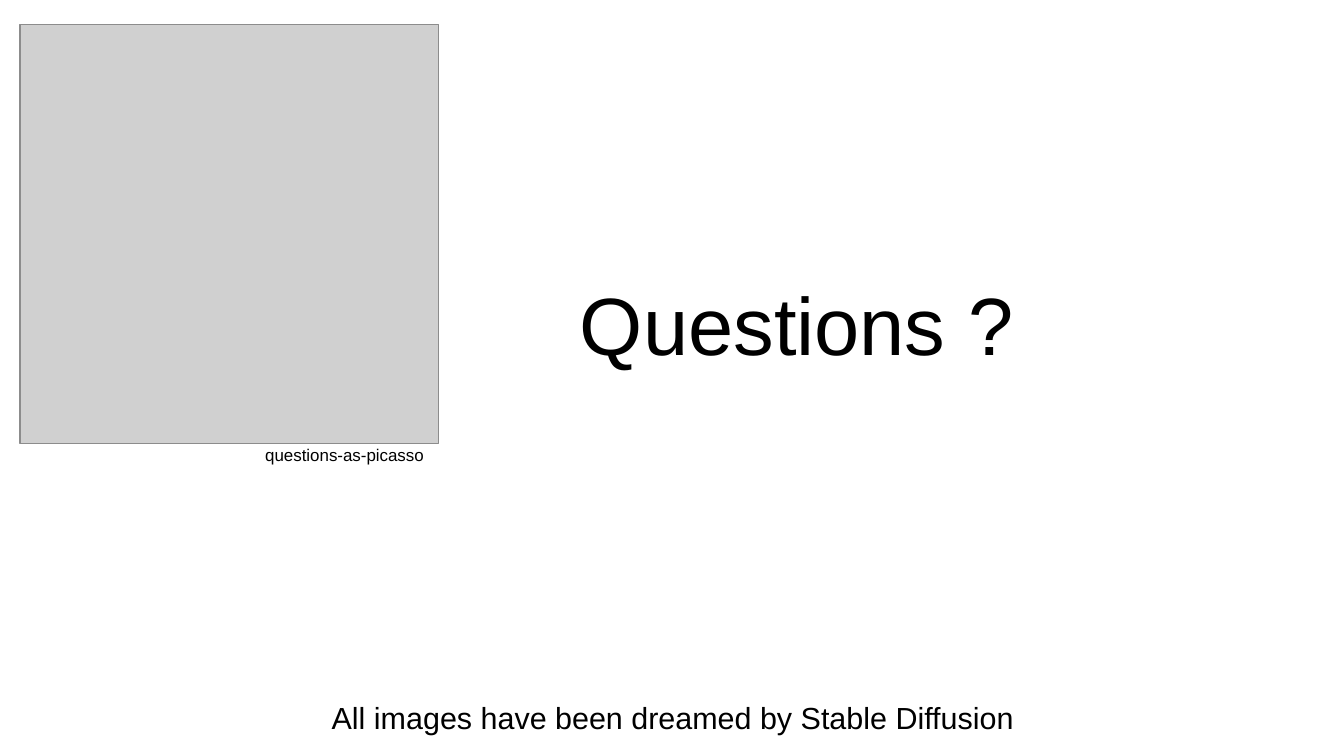
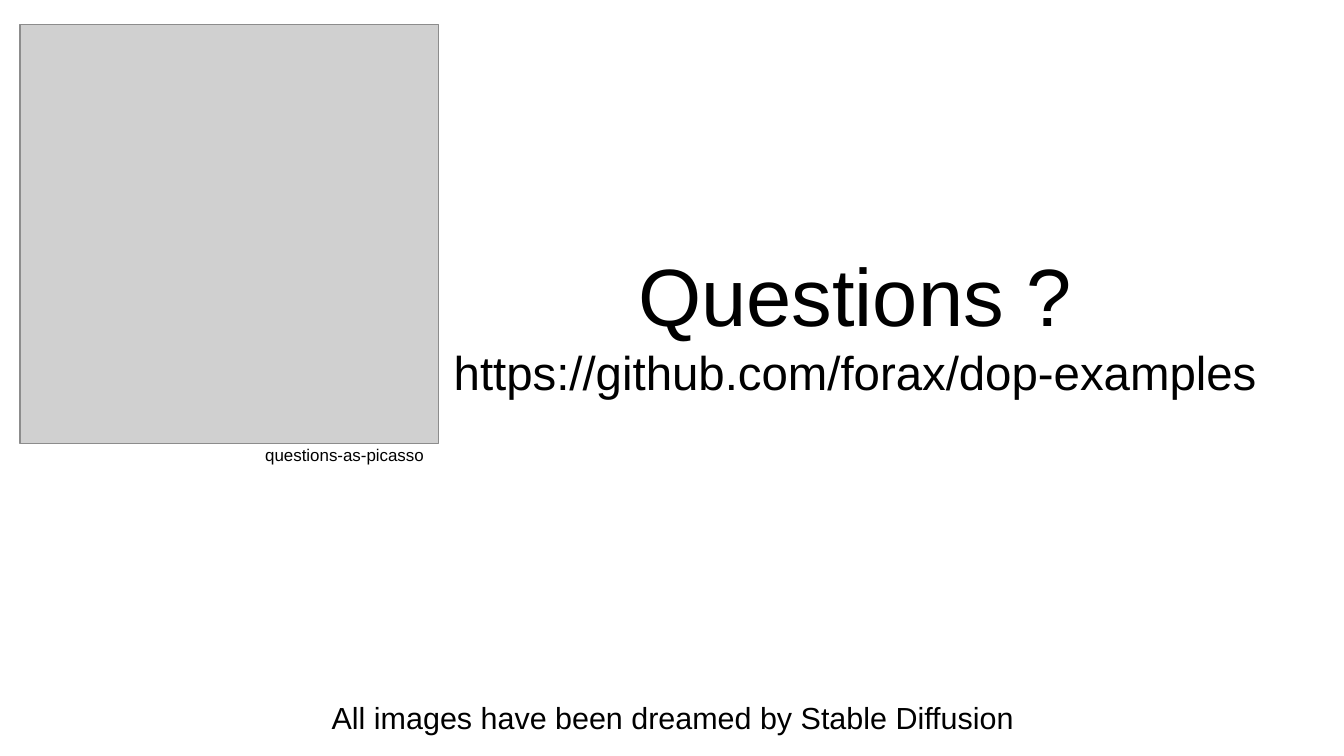
Before and after one commit to forax/dop-examples, a slide deck: slide 42 of data oriented programming.odp. Drawn at 1344x756 pixels with LibreOffice and Linux fonts; fonts in the diff are those of the drawing; grey boxes stand for pictures. Boxes give left, top, right and bottom in pixels: in the first picture for what was removed or moved away, otherwise in the second. Text is boxed around its words. In the diff, an @@ line names an element or a change of style, - is before the commit and + after.

```diff
--- a/data oriented programming.odp
+++ b/data oriented programming.odp
@@ subtitle at box(454, 267, 1257, 399): text changed; size 48 to 28 pt @@
-Questions ?
+Questions ?
+https://github.com/forax/dop-examples
```
Also in this commit, not shown: 3 other slides changed, 1 other file.
